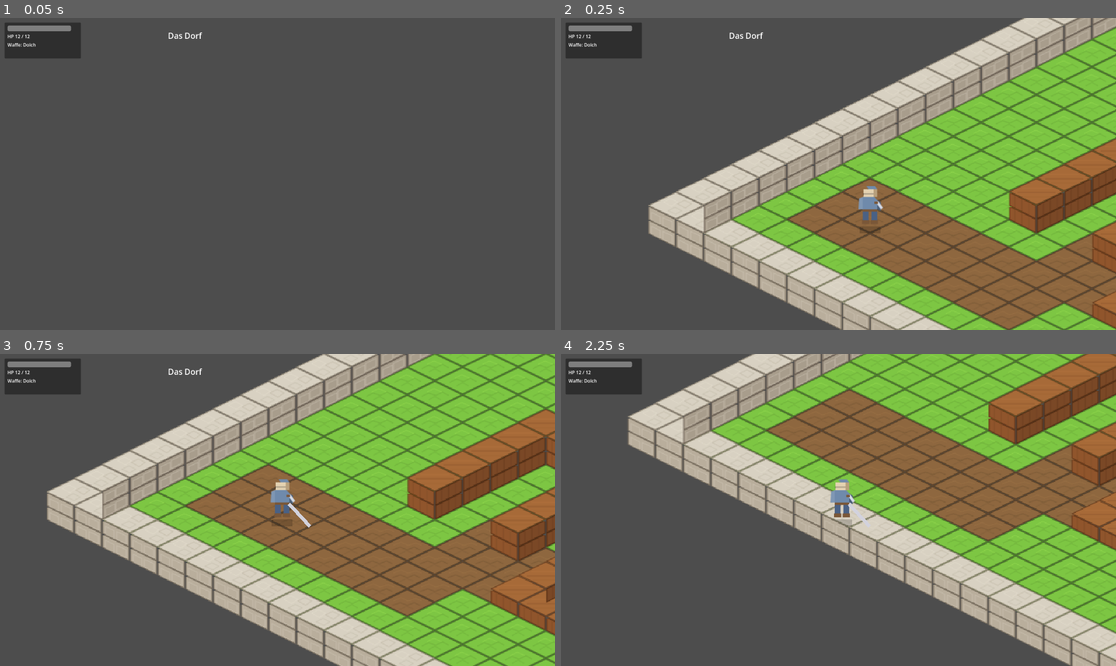
Above: before the commit, frames 1-4 (two rows, left to right).
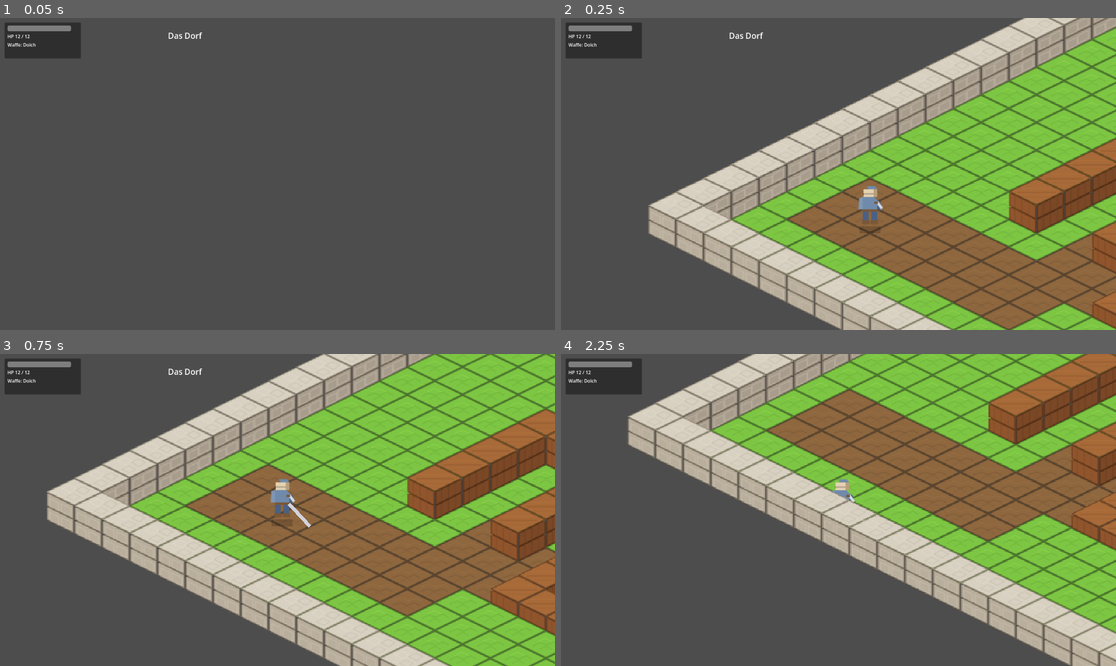
Above: after the commit, the same moments.

Repository: Taunaria/tartaros-engine-prototype
Game: Godot game, scene res://scenes/game/Game.tscn
The game is run twice, just before and just after one commit, with the same random seed, the same clock (stepped at 60 frames per second) and the same inputs.
Inputs:
- Up to frame 1 (0.05 s): no input
- Up to frame 2 (0.25 s): no input
- Up to frame 3 (0.75 s): tap Enter at 0.5 s; hold D (move_right) from 0.53 s (still down); tap Space (attack) at 0.6 s
- Up to frame 4 (2.25 s): release D (move_right) at 1.28 s; hold S (move_down) 1.28-2.03 s; tap E (interact) at 1.35 s; hold D (move_right) from 2.03 s (still down); tap Space (attack) at 2.1 s

Frame 1 is identical in both runs. In frame 2, 0.2% of the frame differs, in the area x 25-31%, y 60-69%; in frame 3, 0.2%; in frame 4, 0.5%, in the area x 21-56%, y 20-56%.

Commit message:
Increase isometric sorting steps & z-indices
Raise sorting granularity and adjust top/occlusion layer ordering. Updated scripts/core/iso.gd to increase SORT_LAYER_STEP (10 -> 40) and ENTITY_SORT_OFFSET (6 -> 20) to reduce sorting collisions for isometric rendering. Updated scenes/levels/Level.tscn to raise StructureTopLayer z_index (500 -> 1000) and OcclusionLayer z_index (1000 -> 1030) so layers render above other content as intended.

Diff:
--- a/scenes/levels/Level.tscn
+++ b/scenes/levels/Level.tscn
@@ -11,7 +11,7 @@
 
 [node name="StructureTopLayer" type="Node2D" parent="." unique_id=17740256048]
 z_as_relative = false
-z_index = 500
+z_index = 1000
 
 [node name="Collision" type="Node2D" parent="." unique_id=536047426]
 
@@ -21,4 +21,4 @@
 
 [node name="OcclusionLayer" type="Node2D" parent="." unique_id=573846924]
 z_as_relative = false
-z_index = 1000
+z_index = 1030
--- a/scripts/core/iso.gd
+++ b/scripts/core/iso.gd
@@ -6,8 +6,8 @@
 const RENDER_TILE_HEIGHT := 32.0
 const HALF_RENDER_TILE_WIDTH := RENDER_TILE_WIDTH * 0.5
 const HALF_RENDER_TILE_HEIGHT := RENDER_TILE_HEIGHT * 0.5
-const SORT_LAYER_STEP := 10
-const ENTITY_SORT_OFFSET := 6
+const SORT_LAYER_STEP := 40
+const ENTITY_SORT_OFFSET := 20
 
 
 static func tile_to_logic_center(tile: Vector2i) -> Vector2:
